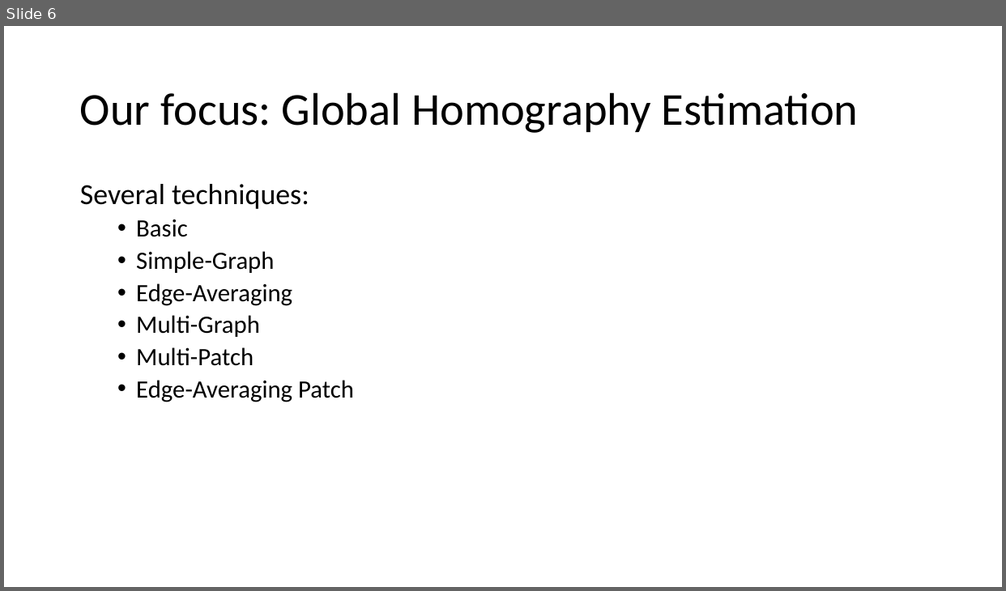
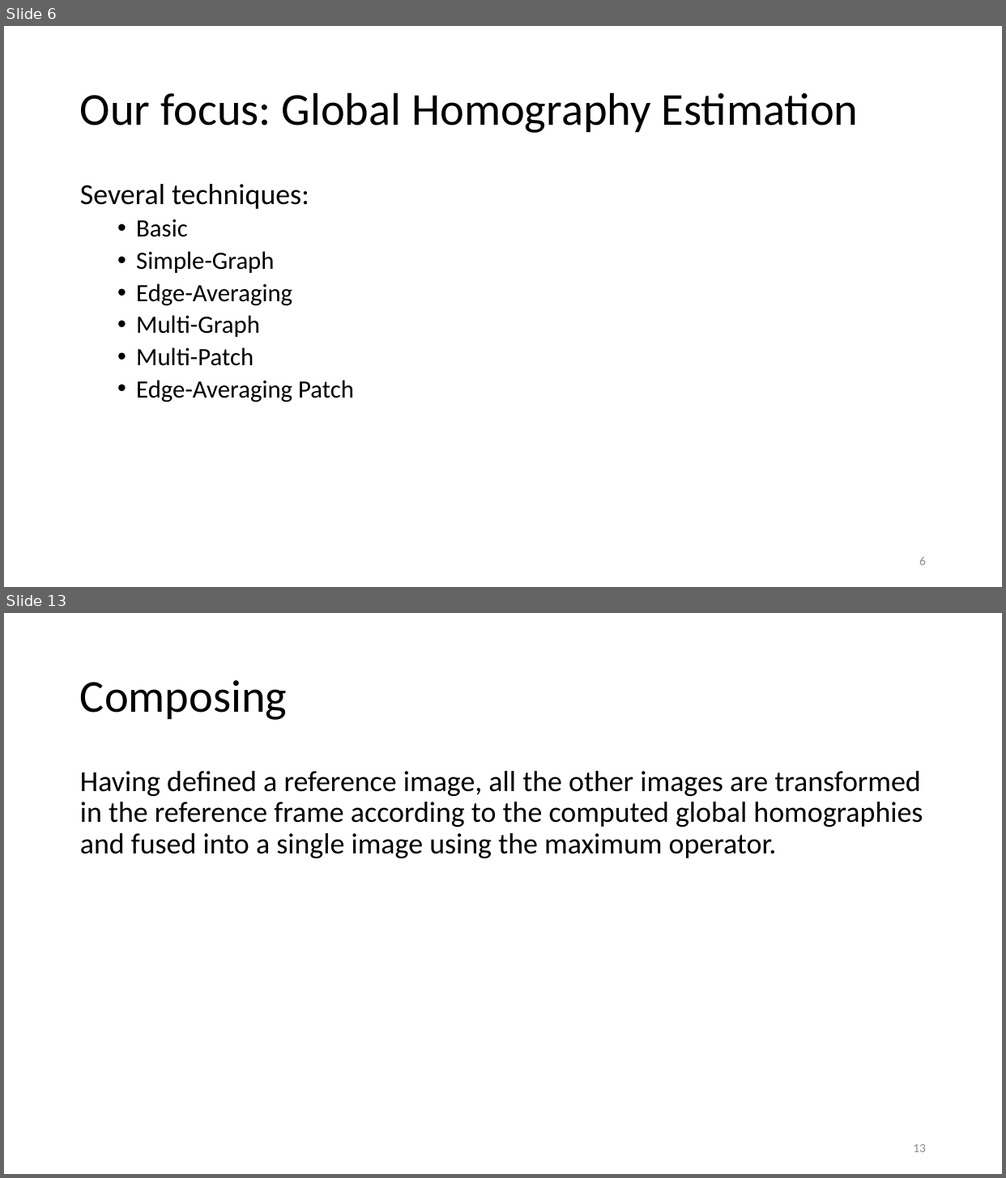
Before and after one commit to fasana-corrado/RGB-Mosaicing-via-Multigraph-Synchronization, a slide deck: presentation.pptx. Shown one above the other, each under a label of ours: slide 6 before the commit, slides 6 and 13 after it; the slides between them are not shown. The pictures are 1006x591 and 1006x1178 pixels, drawn with LibreOffice and Linux fonts; fonts in the diff are those of the drawing. Boxes give left, top, right and bottom in pixels: in the first picture for what was removed or moved away, otherwise in the second. Text is boxed around its words. In the diff, an @@ line names an element or a change of style, - is before the commit and + after.

```diff
--- a/presentation.pptx
+++ b/presentation.pptx
@@ slide 13 added at (4, 613, 1002, 1174), background #FFFFFF @@
@@ title added at (80, 680, 287, 720), 44 pt, text #000000 @@
+Composing
@@ text added at (80, 771, 923, 858), 28 pt, text #000000 @@
+Having defined a reference image, all the other images are transformed in the reference frame according to the computed global homographies and fused into a single image using the maximum operator.
@@ page number added at (913, 1144, 926, 1152), 12 pt, text #8C8C8C @@
+13
@@ slide 6 changed as well @@
@@ page number added at (919, 557, 926, 565), 12 pt, text #8C8C8C @@
+6
```
Also in this commit, not shown: 5 other slides changed, 11 other slides added, 1 slide removed, 10 other files.
